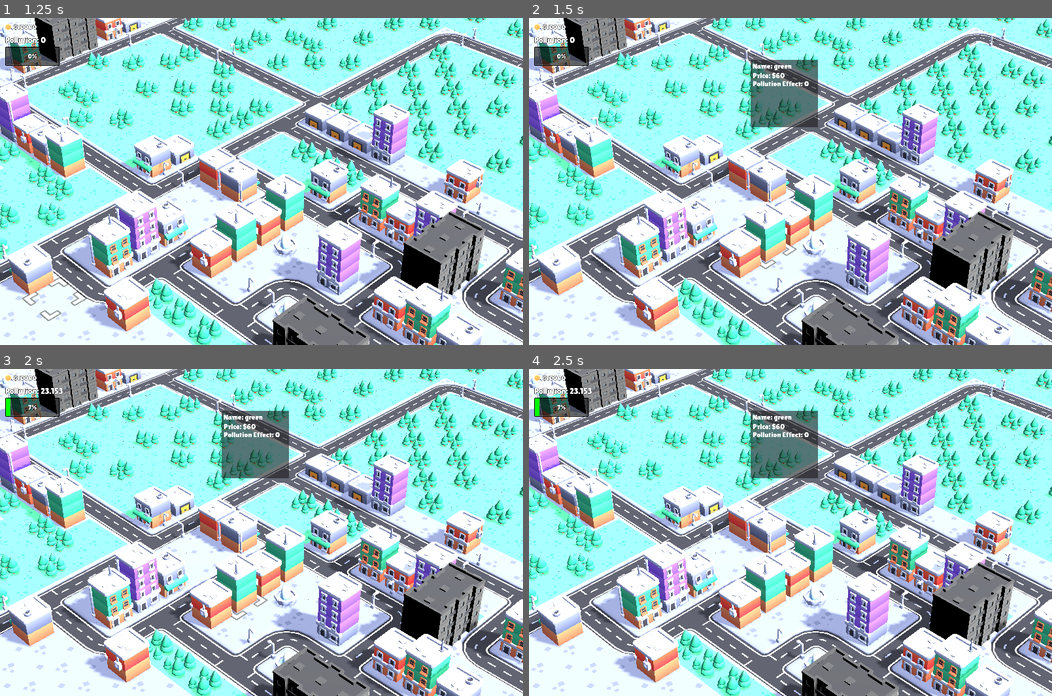
Above: before the commit, frames 1-4 (two rows, left to right).
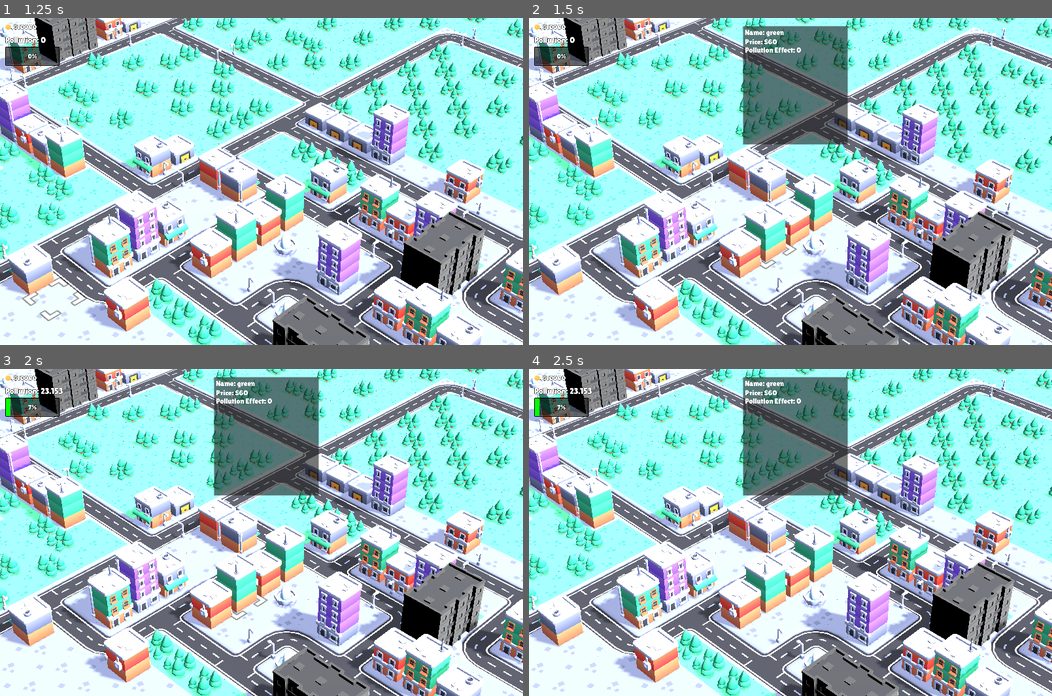
Above: after the commit, the same moments.

Repository: algosup/2024-2025-project-2-serious-game-team-3
Game: Godot game, scene res://scenes/menu.tscn
Same seed, same stepped clock (60 frames per second), same inputs: the game is played once before the commit and once after it.
Inputs (mouse positions are in pixels of both pictures, inside the frame that each line leads up to):
- Up to frame 1 (1.25 s): click "Start" at 0.5 s
- Up to frame 2 (1.5 s): tap Enter at 1.25 s; move the mouse to (764, 246) at 1.27 s; click (764, 246) at 1.35 s
- Up to frame 3 (2 s): no input
- Up to frame 4 (2.5 s): tap Space at 2 s; move the mouse to (947, 581) at 2.02 s; tap R (rotate) at 2.1 s

Frame 1 is identical in both runs. In frame 2, 4.9% of the frame differs, in the area x 40-61%, y 2-39%; in frame 3, 4.9%; in frame 4, 4.9%.

Commit message:
reworked panel UI to anticipate future updates

Diff:
--- a/Green City/scenes/main.tscn
+++ b/Green City/scenes/main.tscn
@@ -106,10 +106,10 @@
 
 [node name="Panel" type="Panel" parent="CanvasLayer/Control"]
 layout_mode = 0
-offset_left = 1086.0
-offset_top = 205.0
-offset_right = 1415.0
-offset_bottom = 534.0
+offset_left = 1048.0
+offset_top = 40.0
+offset_right = 1560.0
+offset_bottom = 619.0
 script = ExtResource("25_nqssb")
 
 [node name="BuildingNameLabel" type="Label" parent="CanvasLayer/Control/Panel"]
